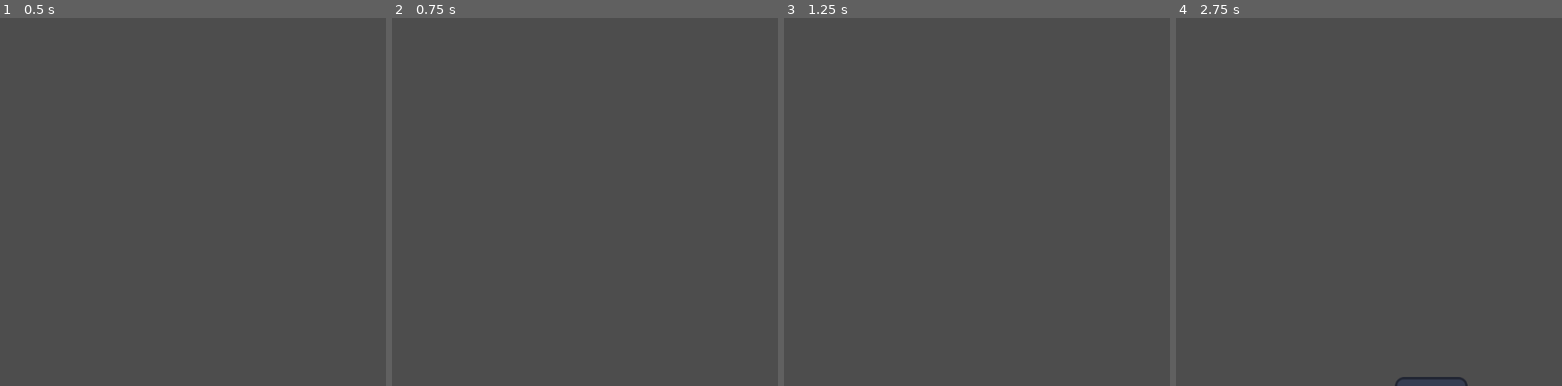
Above: before the commit, frames 1-4 (left to right).
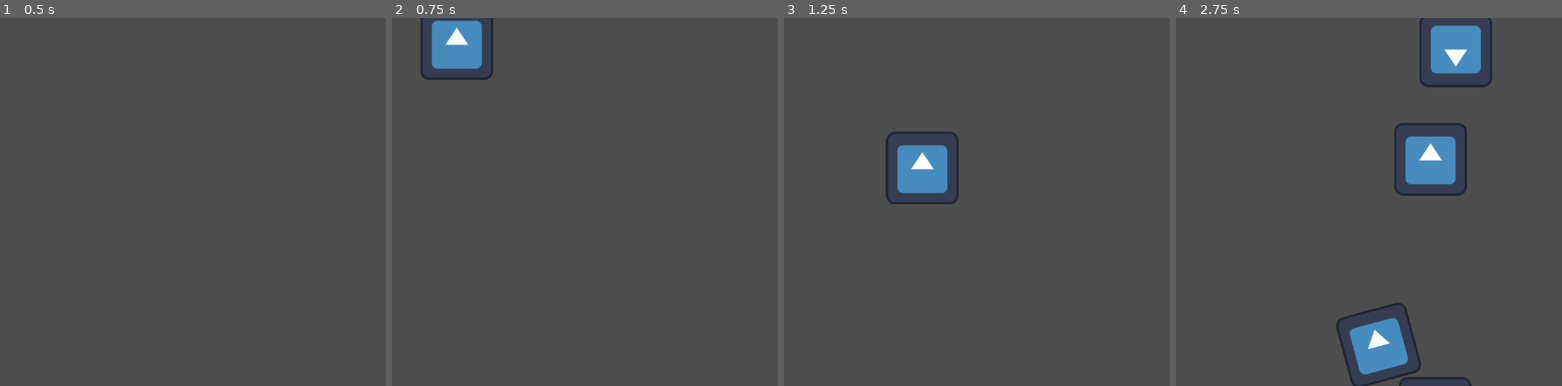
Above: after the commit, the same moments.

Repository: kilmanio/gamejam2024
Game: Godot game, scene res://gametest.tscn
Same seed, same stepped clock (60 frames per second), same inputs: the game is played once before the commit and once after it. The engine's default icon, where the game draws it, is replaced by a stand-in: a white triangle on a blue panel in a dark square.
Inputs:
- Up to frame 1 (0.5 s): no input
- Up to frame 2 (0.75 s): tap Enter (ui_accept) at 0.5 s; hold Right (ui_right) from 0.53 s (still down); hold Enter (ui_accept) from 0.53 s (still down)
- Up to frame 3 (1.25 s): keep holding Right (ui_right); keep holding Enter (ui_accept)
- Up to frame 4 (2.75 s): release Right (ui_right) at 1.28 s; release Enter (ui_accept) at 1.28 s; hold Down (ui_down) 1.28-2.03 s; tap Enter (ui_accept) at 1.35, 1.52, 1.82 s; hold Right (ui_right) from 2.03 s (still down); hold Enter (ui_accept) from 2.03 s (still down)

Frame 1 is identical in both runs. In frame 2, 2.0% of the frame differs, in the area x 7-27%, y 0-17%; in frame 3, 2.2%; in frame 4, 6.5%, in the area x 41-82%, y 0-100%.

Commit message:
Rigidbody player (#1)
* Change player to be a rigidbody with force

* Add better damping

Diff:
--- a/game.gd
+++ b/game.gd
@@ -2,7 +2,7 @@
 
 var scene_to_instance = preload("res://block.tscn")
 var timeout = 0
-const SHIP_SPEED = 300
+
 
 # Called when the node enters the scene tree for the first time.
 func _ready() -> void:
@@ -11,18 +11,14 @@
 # Called every frame. 'delta' is the elapsed time since the previous frame.
 func _process(delta: float) -> void:
 	timeout -= delta
-	if Input.is_action_pressed("ui_down") && timeout <= 0:
+	if Input.is_action_pressed("ui_accept") && timeout <= 0:
 		spawn_block()
-
-	match [Input.is_action_pressed("ui_left"), Input.is_action_pressed("ui_right")]:
-		[true, false]: $ship.velocity.x = -SHIP_SPEED
-		[false, true]: $ship.velocity.x = SHIP_SPEED
-		_: $ship.velocity.x = 0
 
 
 
 func spawn_block():
 	var object = scene_to_instance.instantiate()
 	object.position = $ship.position
+	object.position.y += 200
 	call_deferred("add_child",object)
 	timeout = 1
--- a/ship.gd
+++ b/ship.gd
@@ -1,9 +1,20 @@
-extends CharacterBody2D
-
+extends RigidBody2D
+const SHIP_SPEED = 500
 # Called when the node enters the scene tree for the first time.
 func _ready() -> void:
-	pass # Replace with function body.
+	lock_rotation = true
+	contact_monitor = true
+	max_contacts_reported = 1
+	set_linear_damp(1)
+	set_continuous_collision_detection_mode(2)
+	set_gravity_scale(0)
 
 # Called every frame. 'delta' is the elapsed time since the previous frame.
 func _physics_process(delta: float) -> void:
-	move_and_slide()
+	match [Input.is_action_pressed("ui_left"), Input.is_action_pressed("ui_right")]:
+		[true, false]: apply_force(Vector2(-SHIP_SPEED, 0))
+		[false, true]: apply_force(Vector2(SHIP_SPEED, 0))
+
+	match [Input.is_action_pressed("ui_down"), Input.is_action_pressed("ui_up")]:
+		[true, false]: apply_force(Vector2(0, SHIP_SPEED))
+		[false, true]: apply_force(Vector2(0, -SHIP_SPEED))
--- a/ship.tscn
+++ b/ship.tscn
@@ -1,11 +1,17 @@
-[gd_scene load_steps=3 format=3 uid="uid://crsojgydks7ji"]
+[gd_scene load_steps=4 format=3 uid="uid://crsojgydks7ji"]
 
 [ext_resource type="Script" path="res://ship.gd" id="1_h6koc"]
 [ext_resource type="Texture2D" uid="uid://uucqdppc5qpk" path="res://icon.svg" id="2_jvr85"]
 
-[node name="Node2D" type="CharacterBody2D"]
+[sub_resource type="RectangleShape2D" id="RectangleShape2D_ktt6w"]
+size = Vector2(128, 128)
+
+[node name="ship" type="RigidBody2D"]
 script = ExtResource("1_h6koc")
 
 [node name="Sprite2D" type="Sprite2D" parent="."]
 texture = ExtResource("2_jvr85")
 flip_v = true
+
+[node name="CollisionShape2D" type="CollisionShape2D" parent="."]
+shape = SubResource("RectangleShape2D_ktt6w")
